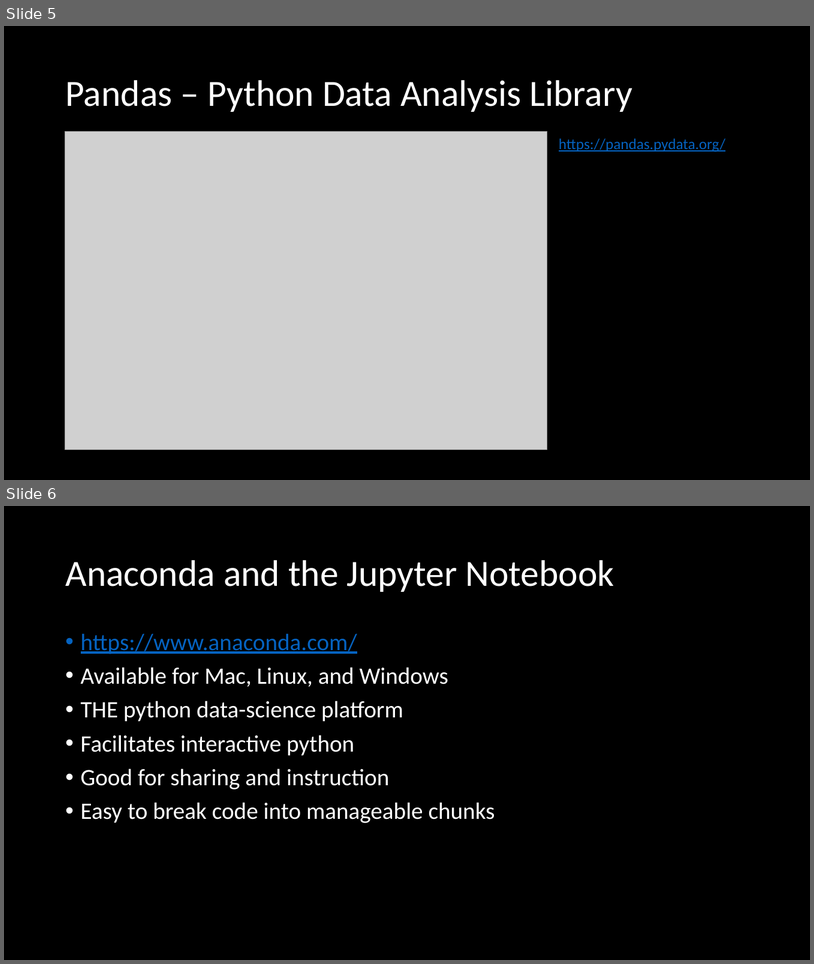
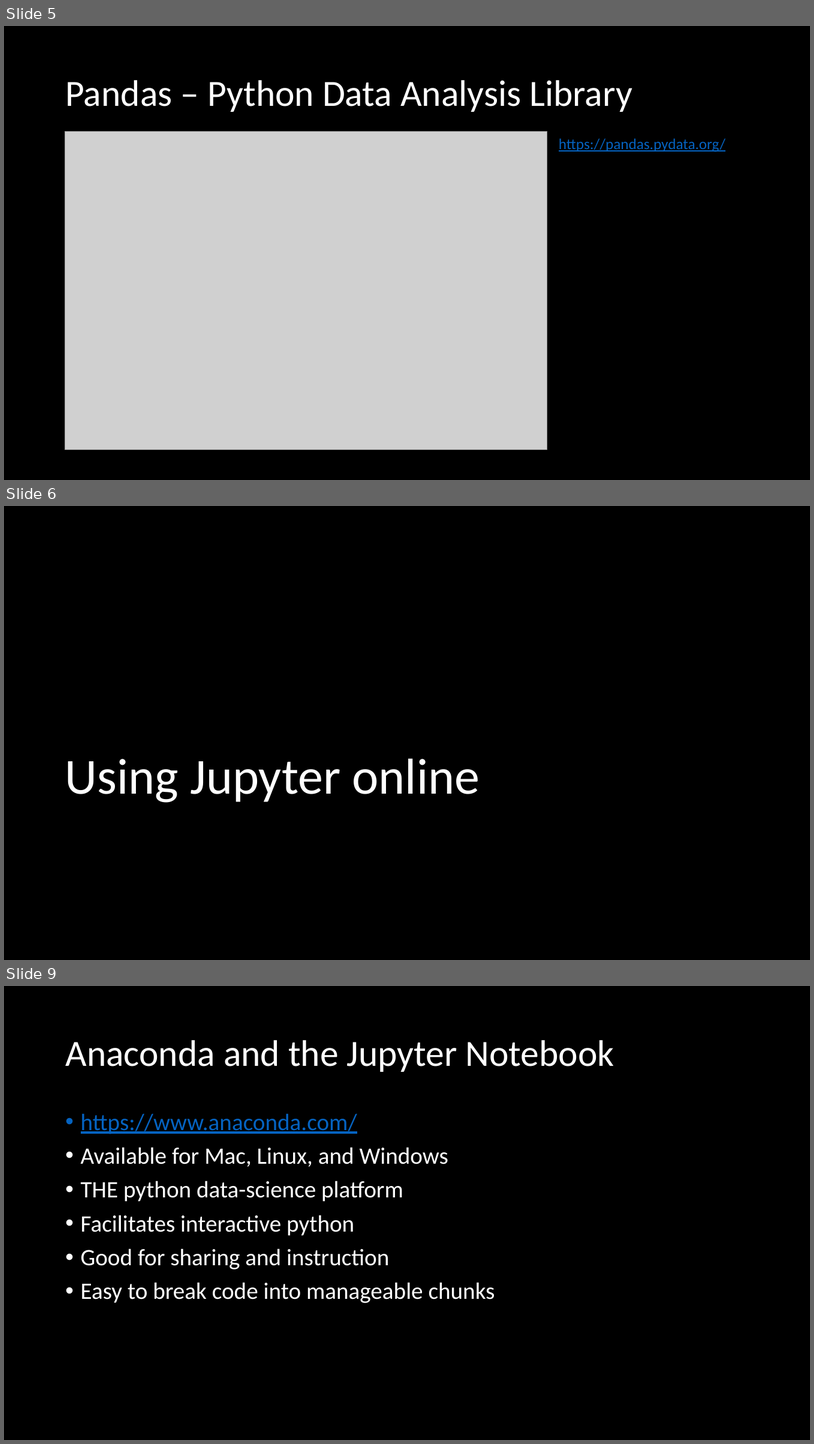
Before and after one commit to mike-babb/intro_to_python, a slide deck: Introduction to Python.pptx. Shown one above the other, each under a label of ours: slides 5 and 6 before the commit, slides 5, 6 and 9 after it; the slides between them are not shown. The pictures are 814x964 and 814x1444 pixels, drawn with LibreOffice and Linux fonts; fonts in the diff are those of the drawing; grey boxes stand for pictures. Boxes give left, top, right and bottom in pixels: in the first picture for what was removed or moved away, otherwise in the second. Text is boxed around its words. In the diff, an @@ line names an element or a change of style, - is before the commit and + after.

Commit message:
create online notebooks

```diff
--- a/Introduction to Python.pptx
+++ b/Introduction to Python.pptx
@@ slide 6 added at [4,506,810,960], background #000000 @@
@@ title added at [65,758,480,802], 60 pt, text #FFFFFF @@
+Using Jupyter online
@@ what was slide 6 is now slide 9 @@
```
Also in this commit, not shown: 2 slides changed, 2 other slides added, 7 other files.
